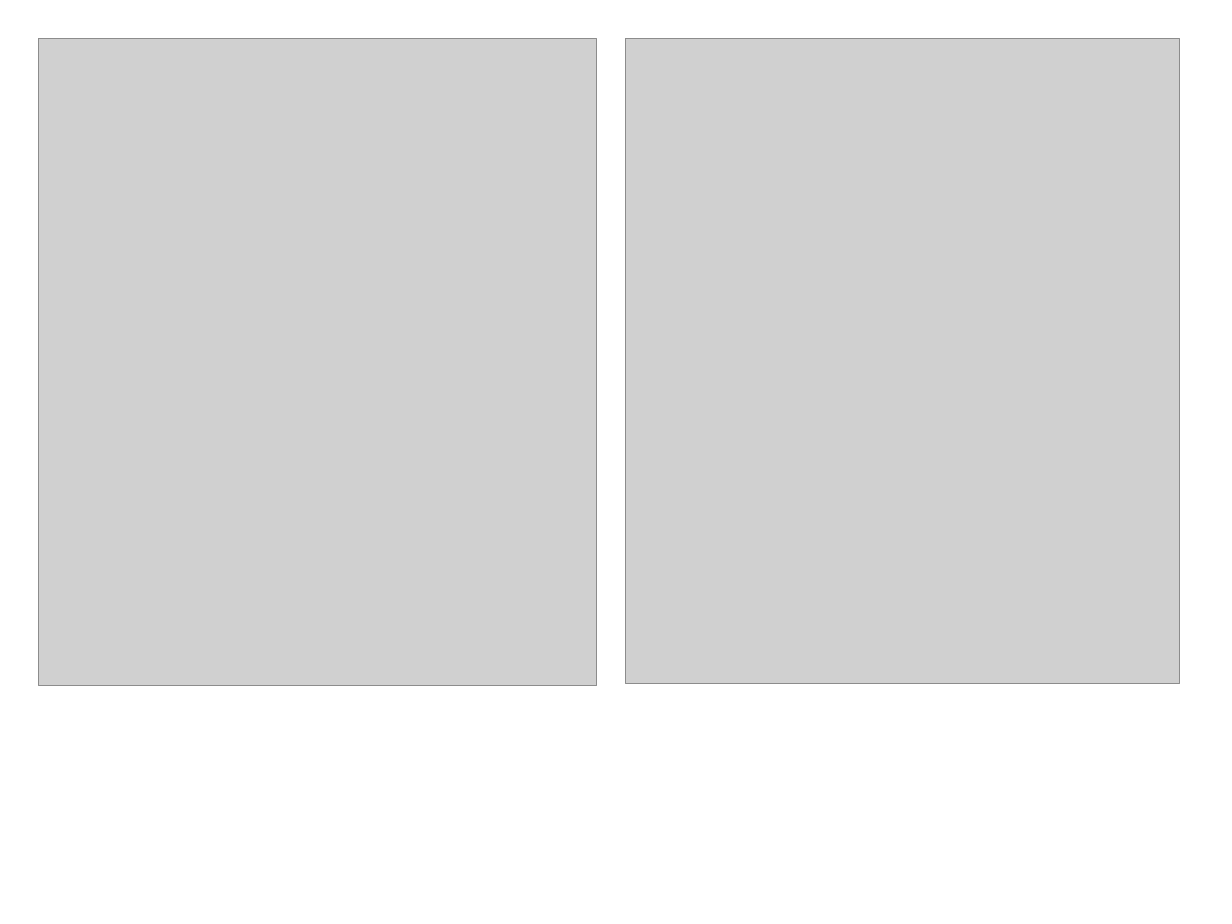
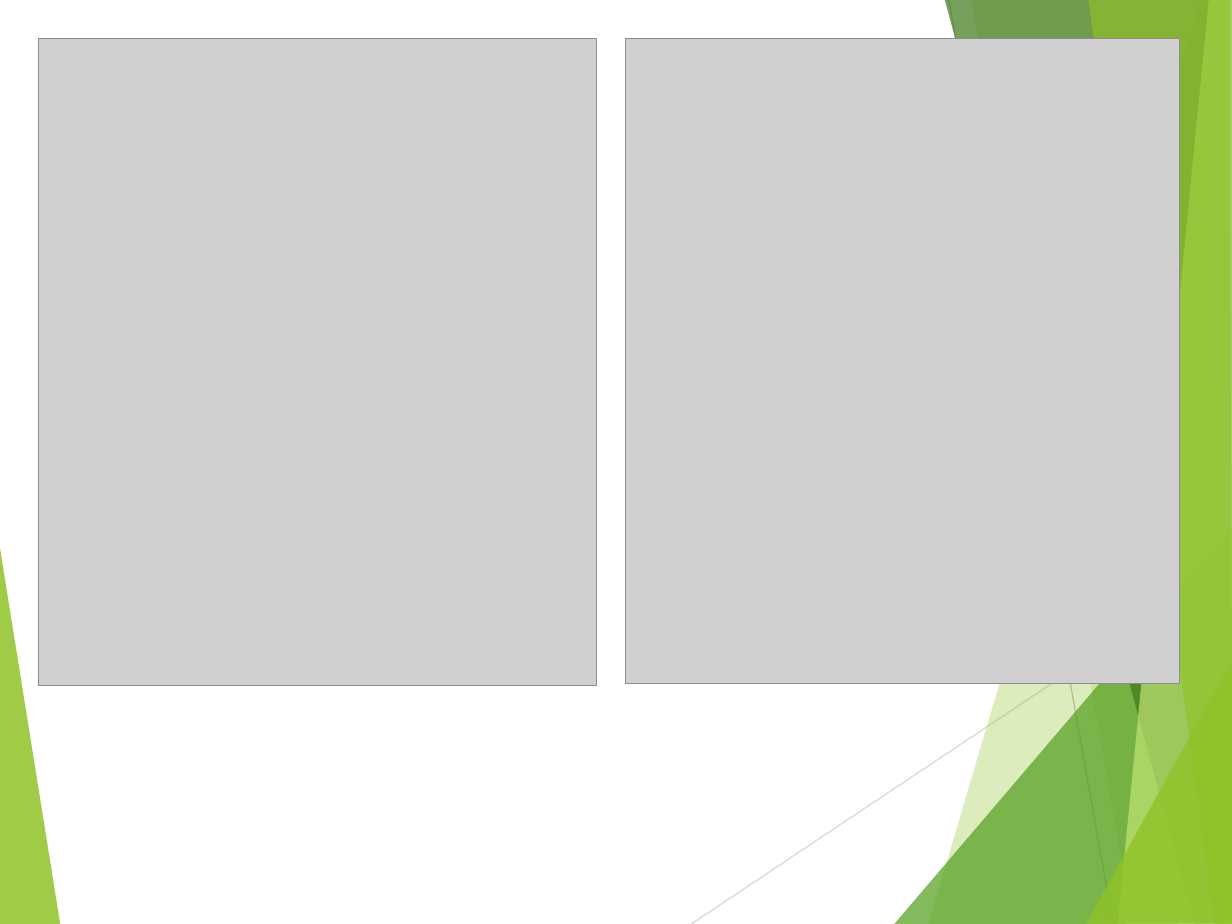
Before and after one commit to Mixaxa1/td-game-project, a slide deck: slide 7 of Презентация.pptx (slide 5 before the commit). Drawn at 1232x924 pixels with LibreOffice and Linux fonts; fonts in the diff are those of the drawing; grey boxes stand for pictures. Boxes give left, top, right and bottom in pixels: in the first picture for what was removed or moved away, otherwise in the second. Text is boxed around its words. In the diff, an @@ line names an element or a change of style, - is before the commit and + after.

```diff
--- a/Презентация.pptx
+++ b/Презентация.pptx
@@ group added at box(0, 0, 1232, 924): 8 freeform shapes, 2 lines @@
```
Also in this commit, not shown: 5 other slides changed, 2 slides added, 1 other file.
